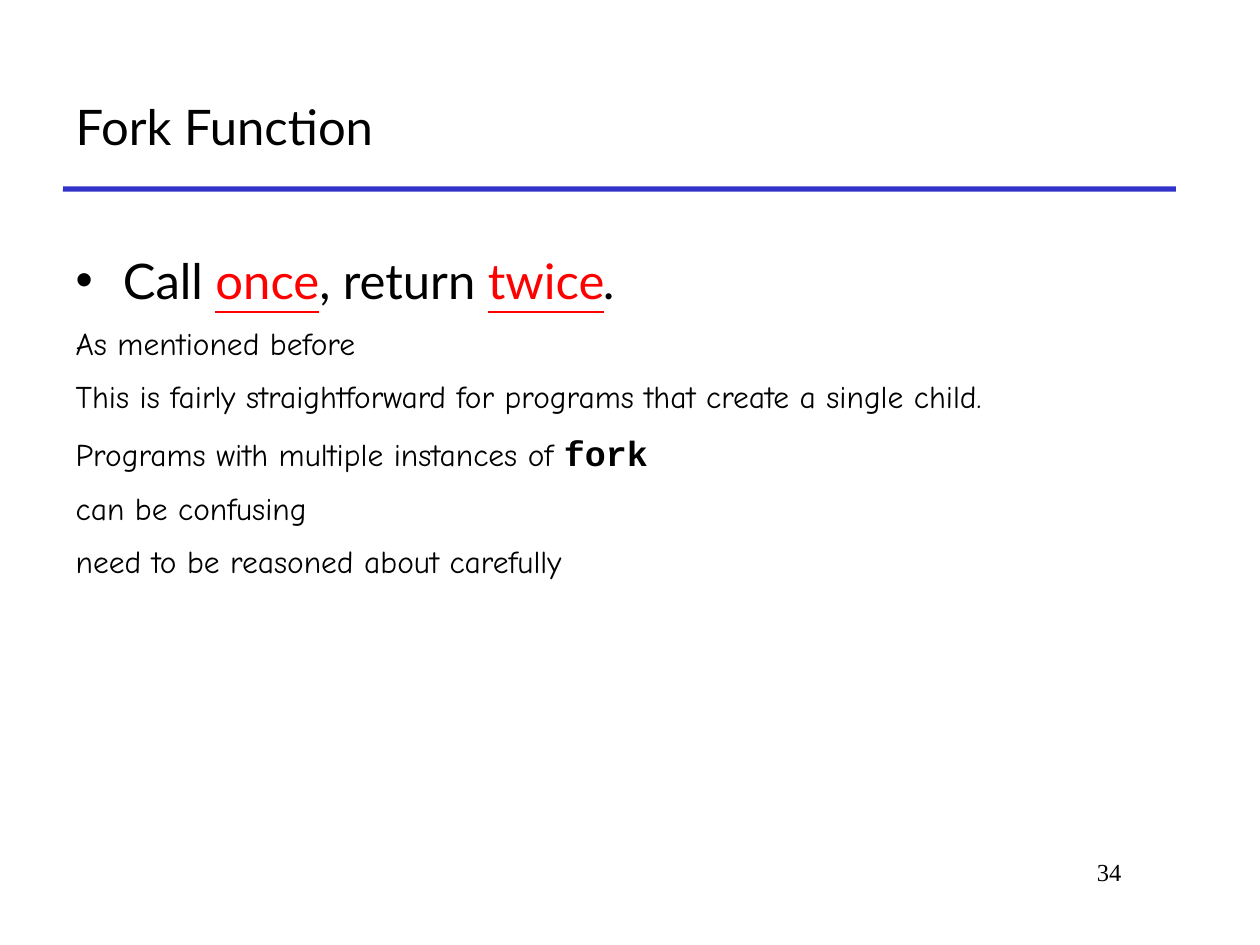
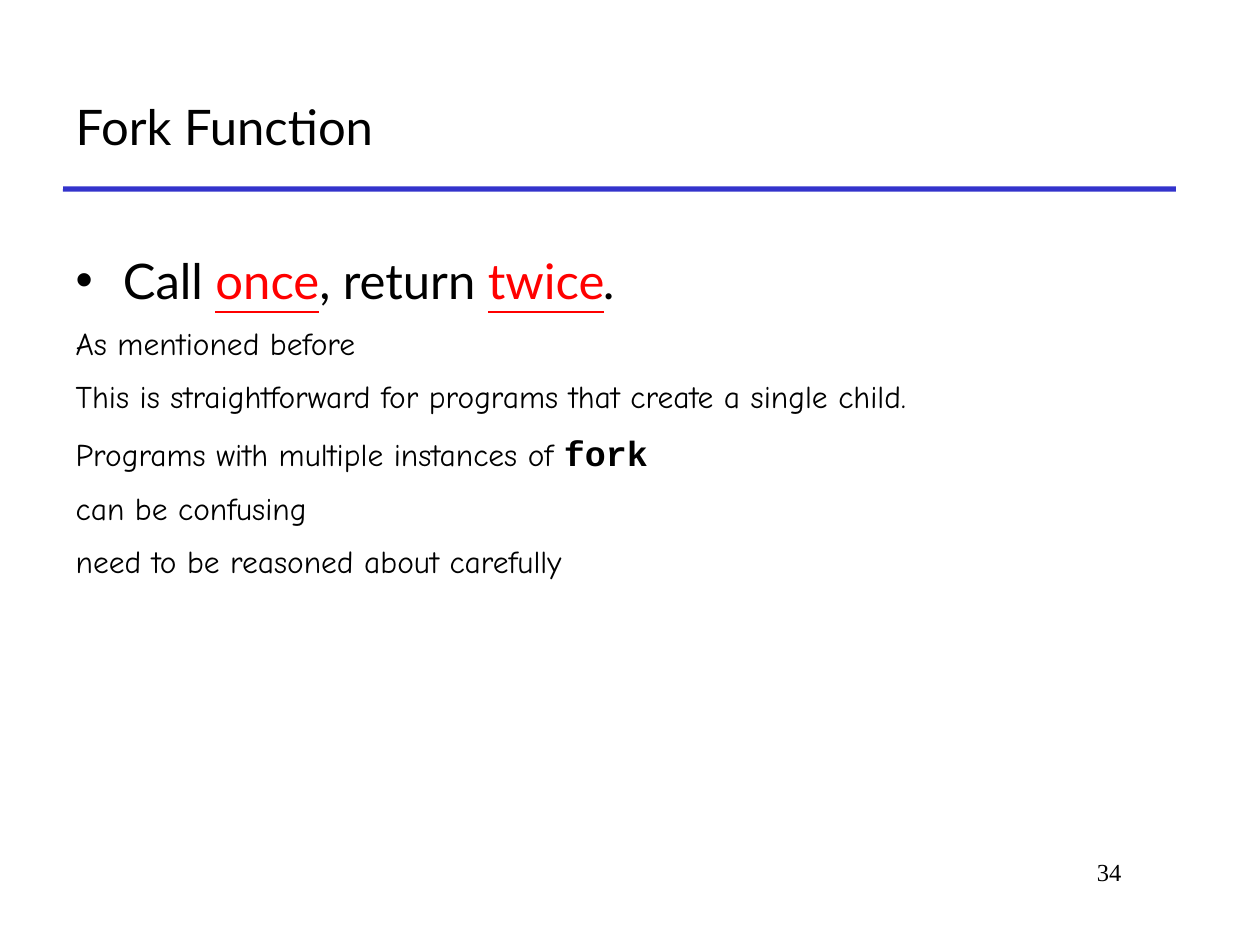
Before and after one commit to To-oTke/oh-my-ics, a slide deck: slide 34 of slides-new/3-2-process.pptx. Drawn at 1260x945 pixels with LibreOffice and Linux fonts; fonts in the diff are those of the drawing. Boxes give left, top, right and bottom in pixels: in the first picture for what was removed or moved away, otherwise in the second. Text is boxed around its words. In the diff, an @@ line names an element or a change of style, - is before the commit and + after.

```diff
--- a/slides-new/3-2-process.pptx
+++ b/slides-new/3-2-process.pptx
@@ text at bbox=[76, 386, 906, 414]: text changed @@
-  This is fairly straightforward for programs that create a single child.
+  This is straightforward for programs that create a single child.
```
Also in this commit, not shown: 1 other slide changed, 5 other files.
